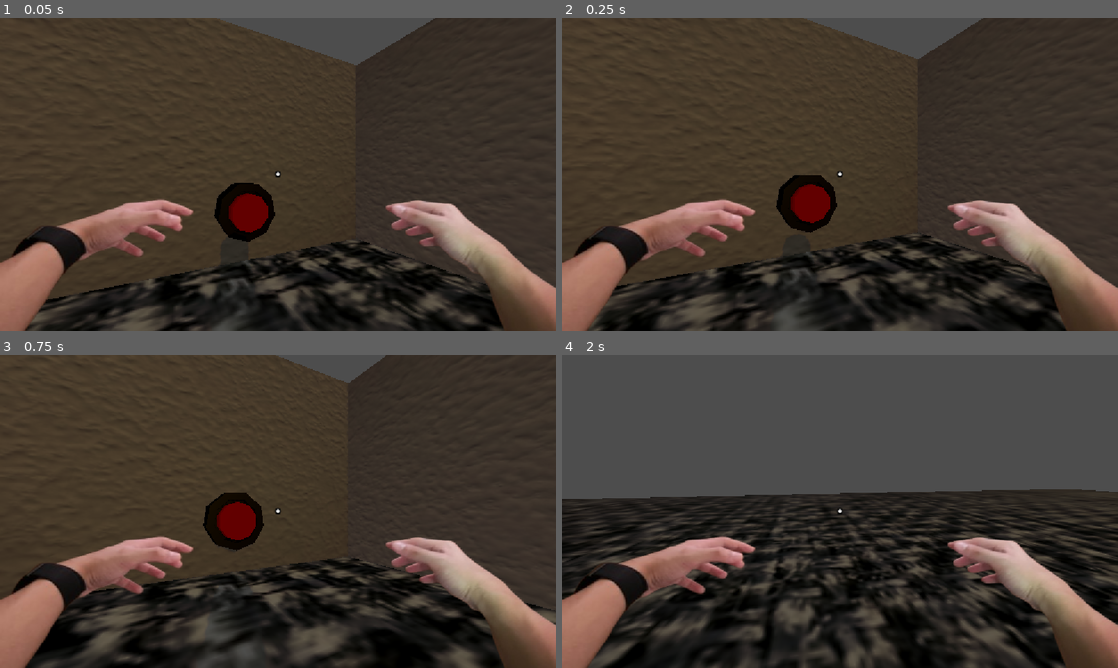
Above: before the commit, frames 1-4 (two rows, left to right).
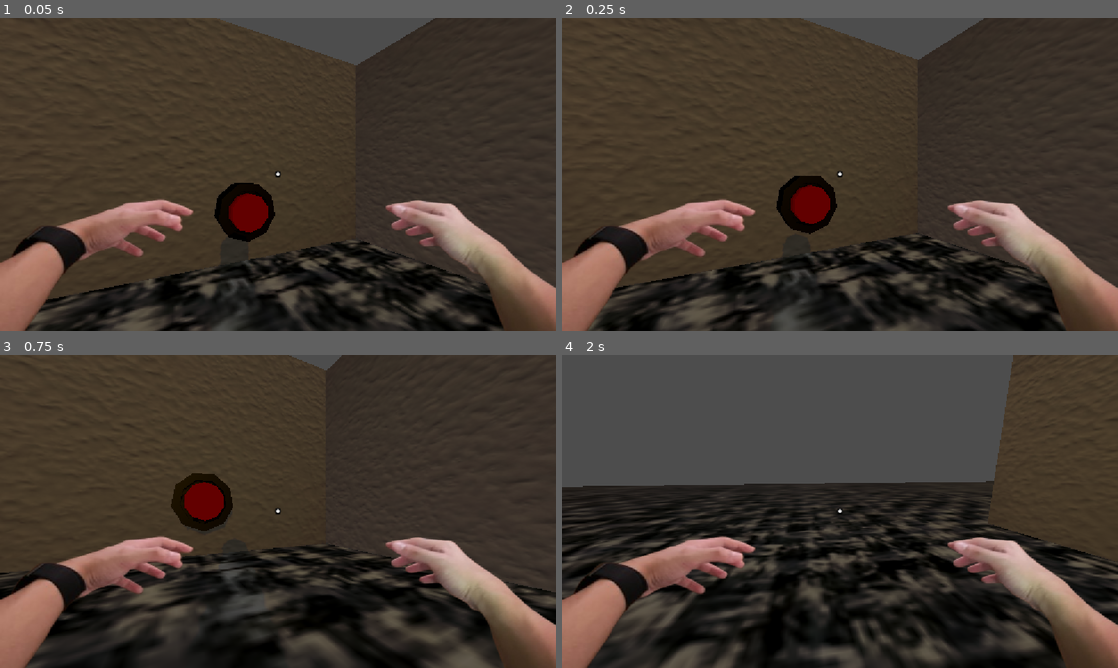
Above: after the commit, the same moments.

Repository: TheBullfrogEngineer/Fugue-Sleuth
Game: Godot game, scene res://Worlds/test_world.tscn
Same seed, same stepped clock (60 frames per second), same inputs: the game is played once before the commit and once after it.
Inputs (mouse positions are in pixels of both pictures, inside the frame that each line leads up to):
- Up to frame 1 (0.05 s): no input
- Up to frame 2 (0.25 s): no input
- Up to frame 3 (0.75 s): tap Enter at 0.5 s; move the mouse to (400, 495) at 0.52 s; hold D (right) from 0.53 s (still down); hold Ctrl (Crouch) from 0.53 s (still down); click (400, 495) at 0.67 s
- Up to frame 4 (2 s): tap Space (jump) at 0.77, 1.52 s; move the mouse to (812, 511) at 1.27 s; release D (right) at 1.28 s; release Ctrl (Crouch) at 1.28 s; hold W (up) from 1.28 s (still down); tap Ctrl (Crouch) at 1.35 s

Frame 1 is identical in both runs. In frame 2, 1.2% of the frame differs, in the area x 5-90%, y 0-100%; in frame 3, 16%; in frame 4, 31%, in the area x 0-100%, y 0-100%.

Commit message:
add smooth crouch and uncrouch animations for player

Diff:
--- a/fugue-sleuth/Character/john_detective.gd
+++ b/fugue-sleuth/Character/john_detective.gd
@@ -19,6 +19,8 @@
 @export var air_move_speed := 500
 
 var wish_dir:= Vector3.ZERO
+var is_crouching = false
+var is_standing = true
 
 func get_move_speed() -> float:
 	return sprint_speed if Input.is_action_pressed("sprint") else walk_speed
@@ -112,10 +114,12 @@
 func _physics_process(delta):
 	var input_dir = Input.get_vector("left", "right", "up", "down").normalized()
 	wish_dir = self.global_transform.basis * Vector3(input_dir.x, 0, input_dir.y)
-	if Input.is_action_pressed("Crouch"):
-		%CollisionShape3D.shape.height = 0.3
-	else:
-		%CollisionShape3D.shape.height = 2
+	if Input.is_action_just_pressed("Crouch"):
+		if is_crouching == false:
+			movement_state_change("crouch")
+		elif is_crouching == true:
+			movement_state_change("uncrouch")
+
 
 	if is_on_floor():
 		if Input.is_action_just_pressed("jump") or (auto_bhop and Input.is_action_pressed("jump")):
@@ -134,3 +138,26 @@
 		if %InteractShapeCast3D.get_collider(i).get_node_or_null("InteractableObject") is InteractableObject:
 			return %InteractShapeCast3D.get_collider(i).get_node_or_null("InteractableObject")
 	return null
+
+func movement_state_change(changeType):
+	match changeType:
+		"crouch":
+			if is_standing:
+				$AnimationPlayer.play("standing_to_crouch")
+			is_crouching = true
+			is_standing = false
+			change_collision_shape("crouch")
+		"uncrouch":
+			$AnimationPlayer.play_backwards("standing_to_crouch")
+			is_crouching = false
+			is_standing = true
+			change_collision_shape("stand")
+
+func change_collision_shape(shape):
+	match shape:
+		"crouch":
+			%CrouchingCollisionShape.disabled = false
+			%CollisionShape3D.disabled = true
+		"stand":
+			%CrouchingCollisionShape.disabled = true
+			%CollisionShape3D.disabled = false
--- a/fugue-sleuth/Character/john_detective.tscn
+++ b/fugue-sleuth/Character/john_detective.tscn
@@ -9,6 +9,7 @@
 [ext_resource type="Texture2D" uid="uid://dg6rxflkuk0oi" path="res://Character/right3.png" id="7_3xlxg"]
 
 [sub_resource type="CapsuleShape3D" id="CapsuleShape3D_4ayxd"]
+radius = 0.15
 height = 3.0
 
 [sub_resource type="CapsuleMesh" id="CapsuleMesh_ggs6p"]
@@ -78,6 +79,48 @@
 "name": &"RightRun",
 "speed": 5.0
 }]
+
+[sub_resource type="Animation" id="Animation_kgbqg"]
+length = 0.001
+tracks/0/type = "value"
+tracks/0/imported = false
+tracks/0/enabled = true
+tracks/0/path = NodePath("Head:position")
+tracks/0/interp = 1
+tracks/0/loop_wrap = true
+tracks/0/keys = {
+"times": PackedFloat32Array(0),
+"transitions": PackedFloat32Array(1),
+"update": 0,
+"values": [Vector3(0, 2.9, 0)]
+}
+
+[sub_resource type="Animation" id="Animation_oopl0"]
+resource_name = "standing_to_crouch"
+length = 0.19999999999999998
+step = 0.2
+tracks/0/type = "value"
+tracks/0/imported = false
+tracks/0/enabled = true
+tracks/0/path = NodePath("Head:position")
+tracks/0/interp = 1
+tracks/0/loop_wrap = true
+tracks/0/keys = {
+"times": PackedFloat32Array(0, 0.2),
+"transitions": PackedFloat32Array(1, 1),
+"update": 0,
+"values": [Vector3(0, 2.9, 0), Vector3(0, 1.5, 0)]
+}
+
+[sub_resource type="AnimationLibrary" id="AnimationLibrary_kgbqg"]
+_data = {
+&"RESET": SubResource("Animation_kgbqg"),
+&"standing_to_crouch": SubResource("Animation_oopl0")
+}
+
+[sub_resource type="CapsuleShape3D" id="CapsuleShape3D_oopl0"]
+radius = 0.15
+height = 0.5
 
 [node name="John Detective" type="CharacterBody3D" unique_id=934400168]
 script = ExtResource("1_nx3uc")
@@ -162,3 +205,12 @@
 sprite_frames = SubResource("SpriteFrames_ggs6p")
 animation = &"RightIdle"
 autoplay = "RightIdle"
+
+[node name="AnimationPlayer" type="AnimationPlayer" parent="." unique_id=454212686]
+libraries/ = SubResource("AnimationLibrary_kgbqg")
+
+[node name="CrouchingCollisionShape" type="CollisionShape3D" parent="." unique_id=1511699359]
+unique_name_in_owner = true
+transform = Transform3D(1, 0, 0, 0, 1, 0, 0, 0, 1, 0, 0.23211795, 0)
+shape = SubResource("CapsuleShape3D_oopl0")
+disabled = true
